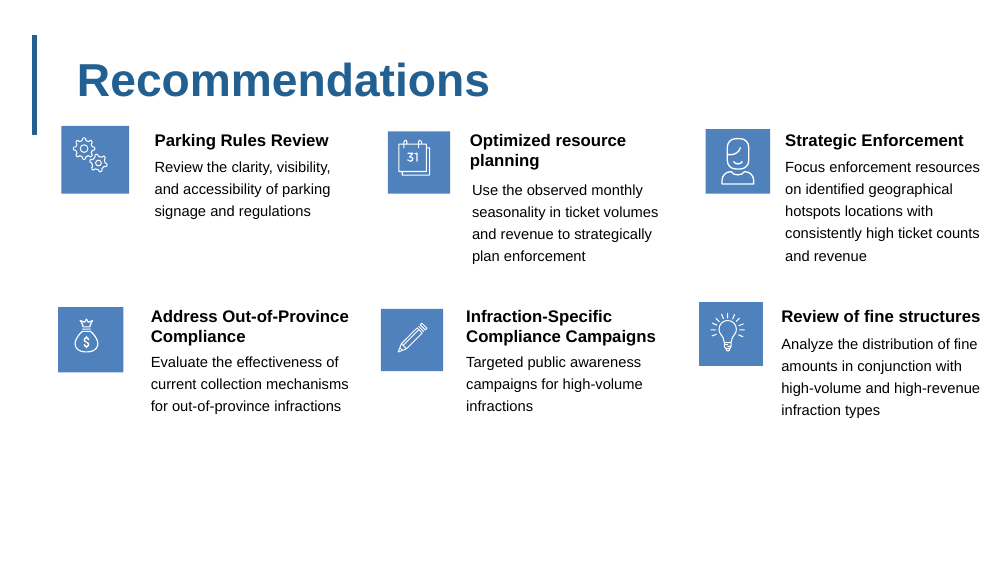
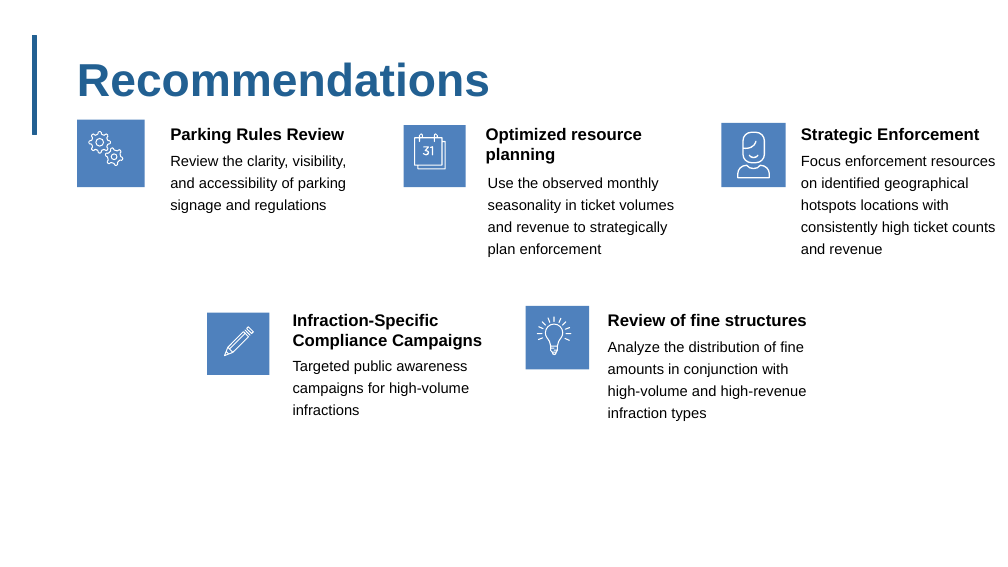
Before and after one commit to edimaudo/interview-questions, a slide deck: slide 9 of cibcmellon/cibcmellon_parking_analytics.pptx. Drawn at 1008x567 pixels with LibreOffice and Linux fonts; fonts in the diff are those of the drawing; background and template pictures are left out. Boxes give left, top, right and bottom in pixels: in the first picture for what was removed or moved away, otherwise in the second. Text is boxed around its words. In the diff, an @@ line names an element or a change of style, - is before the commit and + after.

```diff
--- a/cibcmellon/cibcmellon_parking_analytics.pptx
+++ b/cibcmellon/cibcmellon_parking_analytics.pptx
@@ 6 texts, 3 rectangles, 3 freeform shapes: place and size @@
-6 texts, 3 rectangles, 3 freeform shapes at (61, 126, 980, 264)
+6 texts, 3 rectangles, 3 freeform shapes at (77, 119, 996, 257)
@@ rectangle removed at (58, 307, 123, 372) @@
@@ freeform shape removed at (75, 318, 99, 352) @@
@@ text removed at (151, 310, 348, 346) @@
-Address Out-of-Province Compliance
@@ 4 texts, 2 freeform shapes, 2 rectangles: place and size @@
-4 texts, 2 freeform shapes, 2 rectangles at (381, 302, 981, 418)
+4 texts, 2 freeform shapes, 2 rectangles at (207, 306, 807, 415)
@@ text removed at (151, 356, 349, 414) @@
-Evaluate the effectiveness of current collection mechanisms for out-of-province infractions
```
Also in this commit, not shown: 4 other slides changed, 4 slides added, 4 slides removed.
